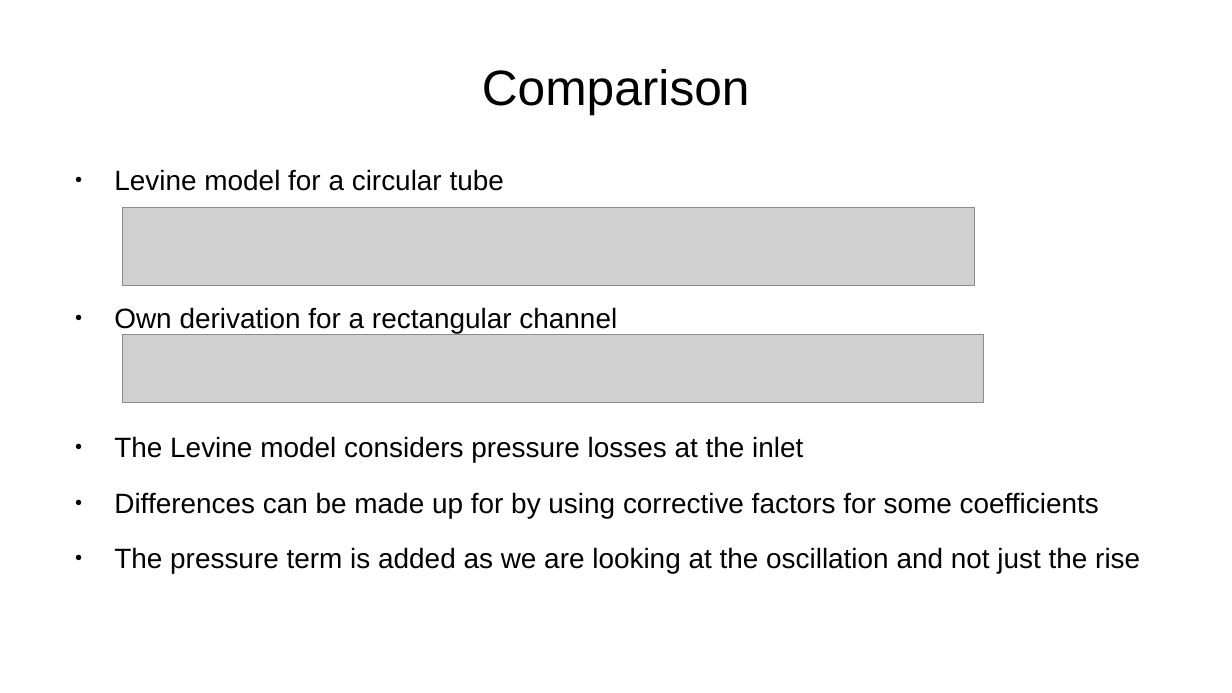
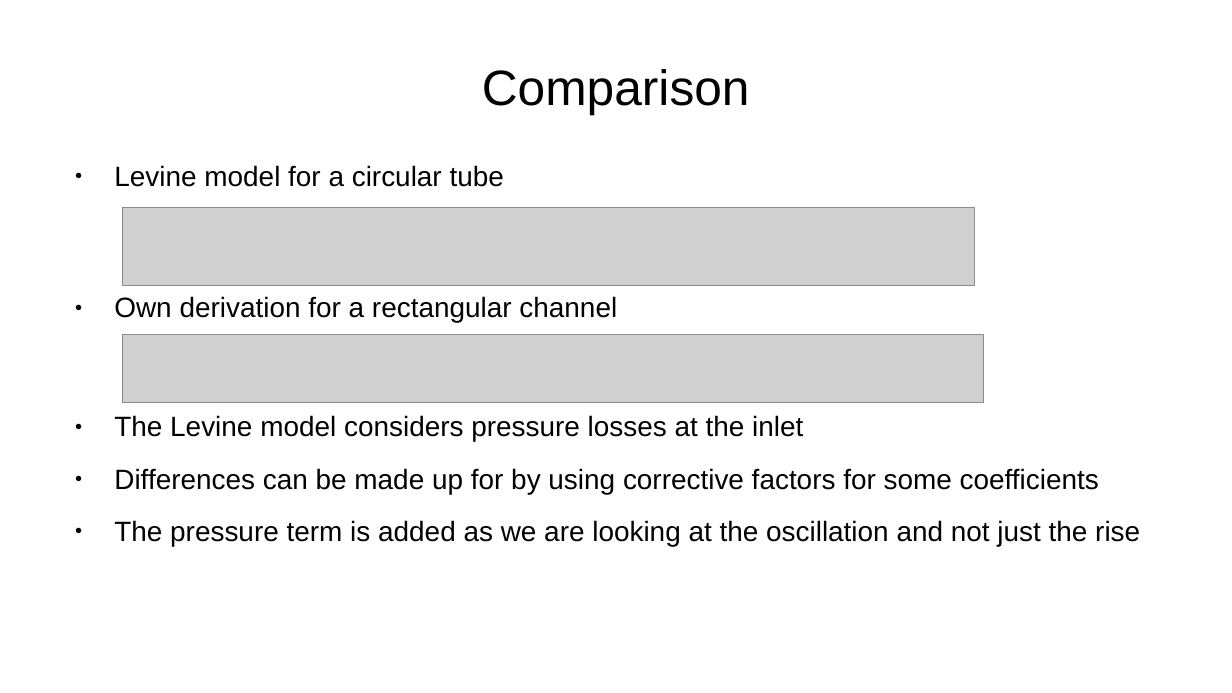
Before and after one commit to ManuelRatz/ratzVKI, a slide deck: slide 9 of Slides/equation_derivation.odp. Drawn at 1232x693 pixels with LibreOffice and Linux fonts; fonts in the diff are those of the drawing; grey boxes stand for pictures. Boxes give left, top, right and bottom in pixels: in the first picture for what was removed or moved away, otherwise in the second. Text is boxed around its words. In the diff, an @@ line names an element or a change of style, - is before the commit and + after.

```diff
--- a/Slides/equation_derivation.odp
+++ b/Slides/equation_derivation.odp
@@ text "Levine model for a circular ..." at [114, 165, 1140, 546]: indent changed; line spacing 1 to 0.9 @@
```
Also in this commit, not shown: 7 other slides changed, 3 other files.
